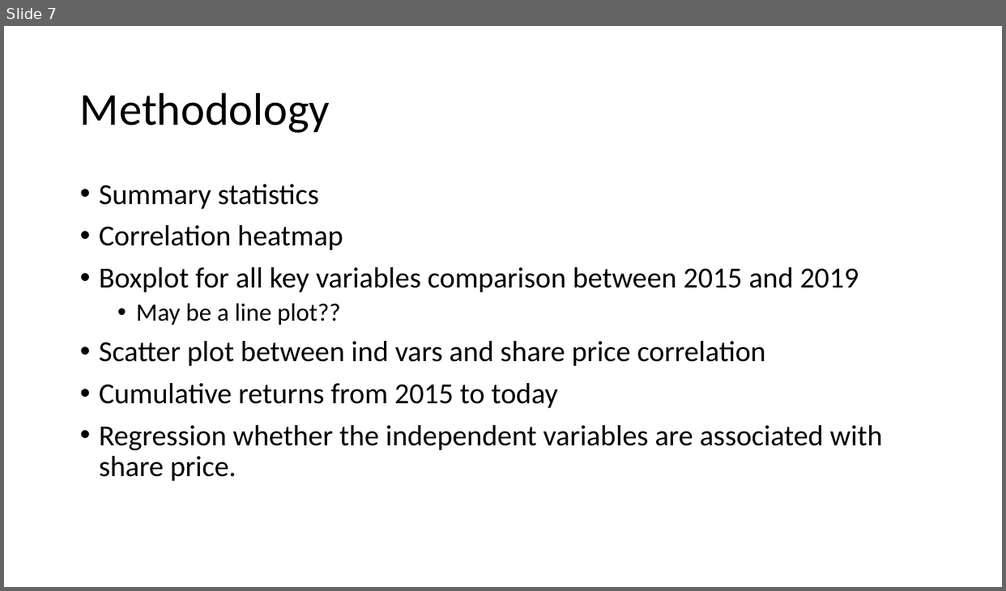
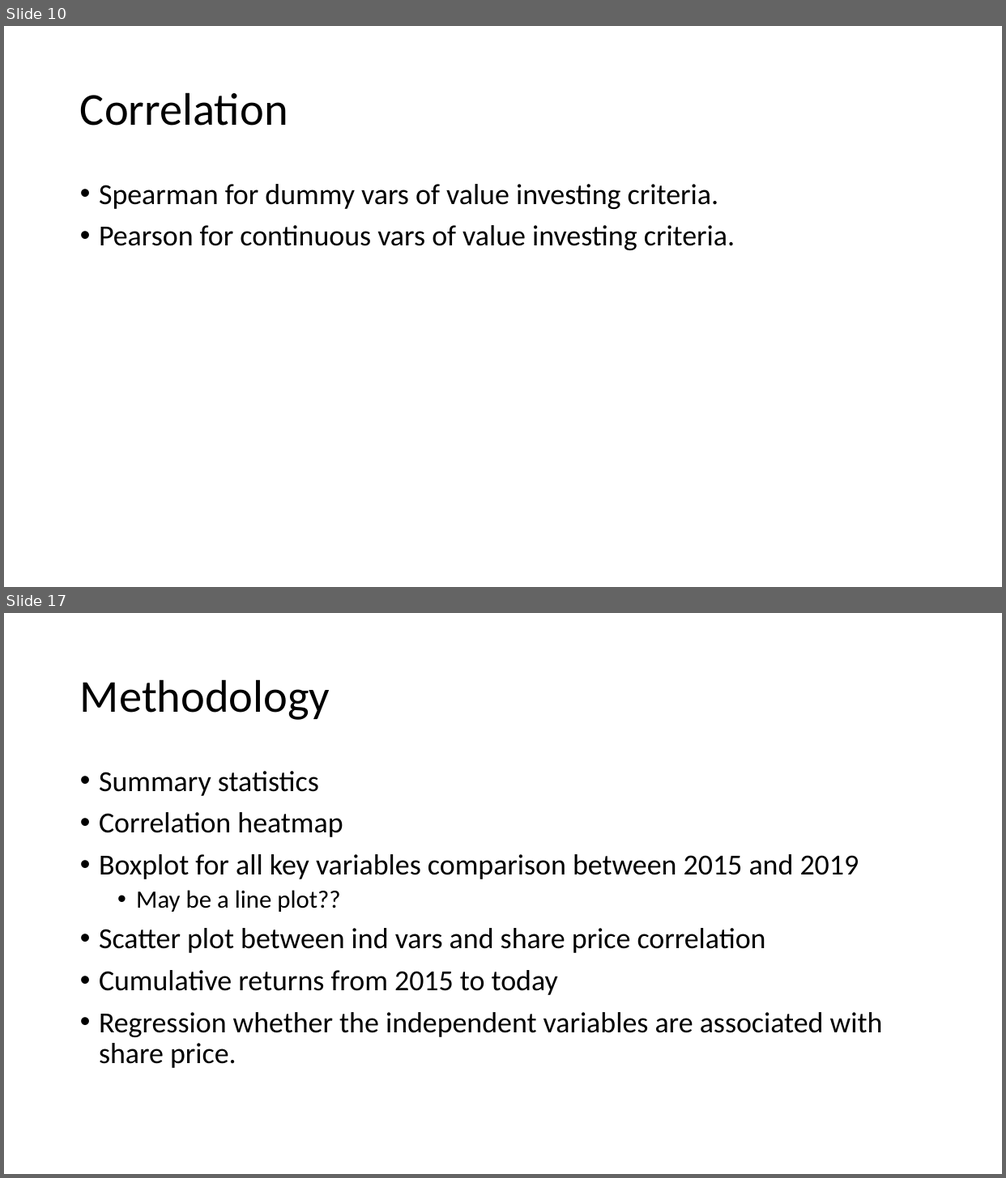
Before and after one commit to gentley99/IOD_2020_JIN, a slide deck: Assignment/Financial/Presentation1.pptx. Shown one above the other, each under a label of ours: slide 7 before the commit, slides 10 and 17 after it; the slides between them are not shown. The pictures are 1006x591 and 1006x1178 pixels, drawn with LibreOffice and Linux fonts; fonts in the diff are those of the drawing. Boxes give left, top, right and bottom in pixels: in the first picture for what was removed or moved away, otherwise in the second. Text is boxed around its words. In the diff, an @@ line names an element or a change of style, - is before the commit and + after.

```diff
--- a/Assignment/Financial/Presentation1.pptx
+++ b/Assignment/Financial/Presentation1.pptx
@@ slide 10 added at [4, 26, 1002, 587], background #FFFFFF @@
@@ title added at [80, 92, 288, 126], 44 pt, text #000000 @@
+Correlation
@@ text added at [99, 184, 735, 250], 28 pt, text #000000 @@
+• Spearman for dummy vars of value investing criteria.
+• Pearson for continuous vars of value investing criteria.
@@ what was slide 7 is now slide 17 @@
```
Also in this commit, not shown: 8 slides changed, 14 other slides added, 5 slides removed, 17 other files.
